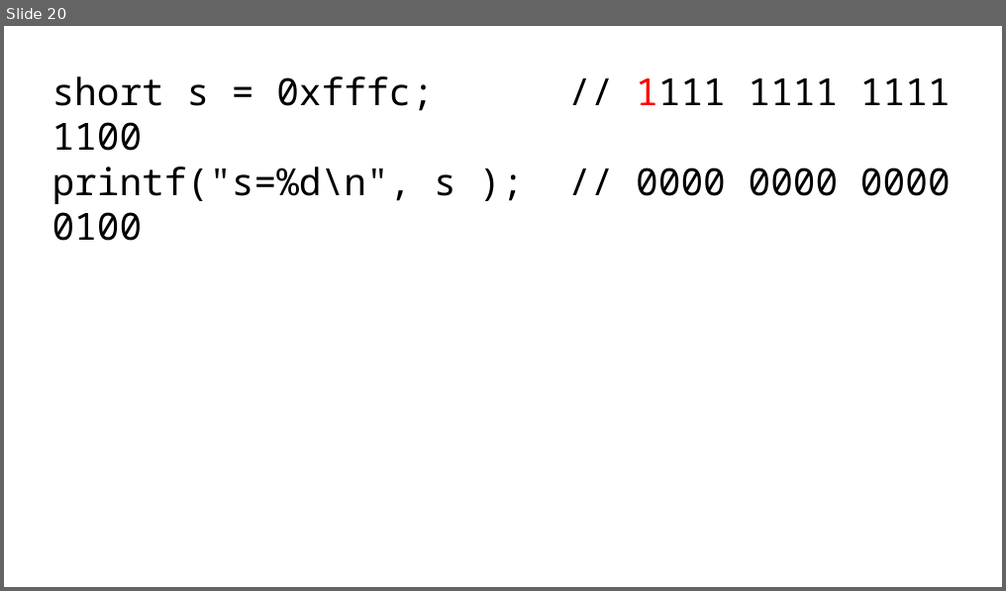
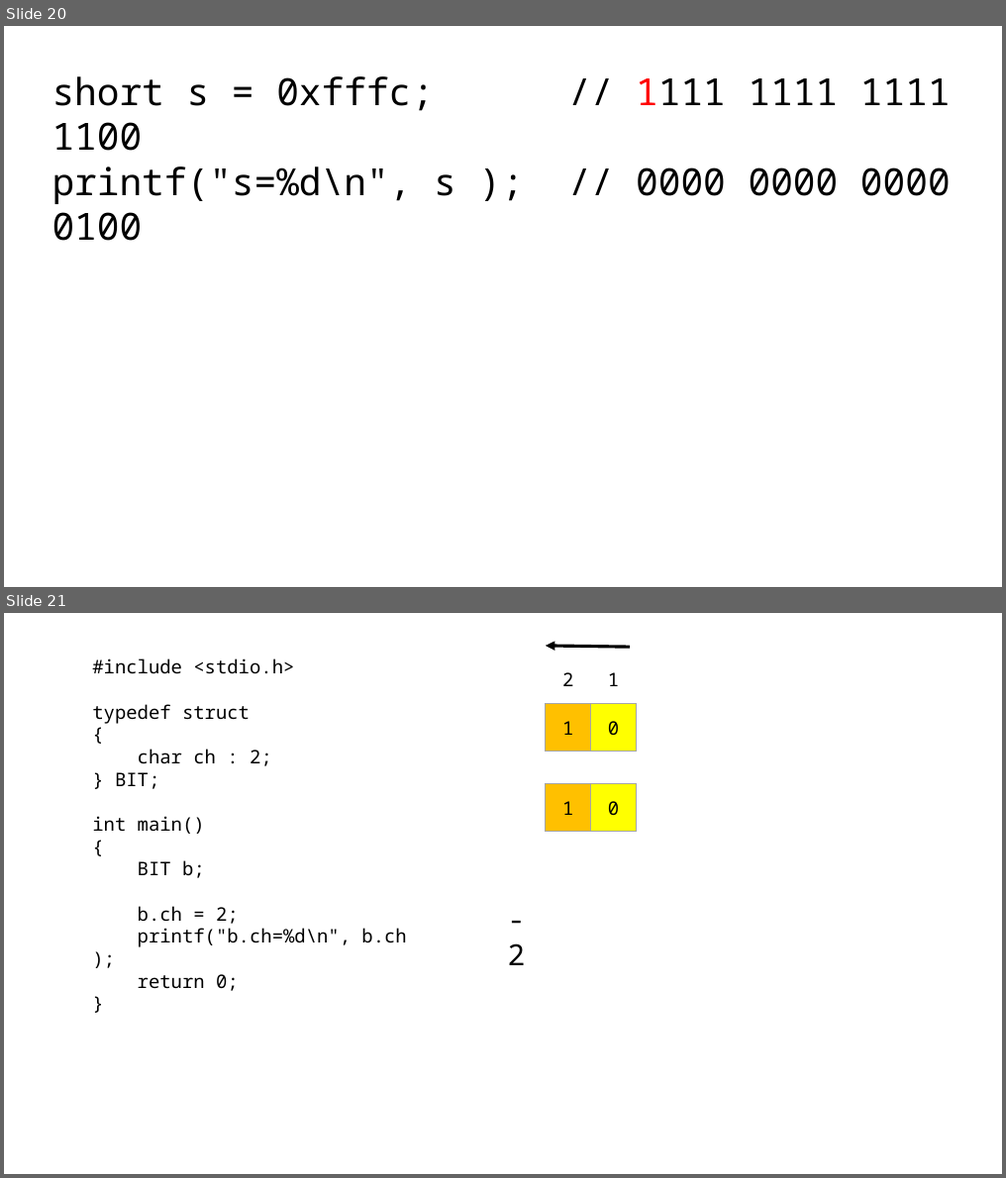
Before and after one commit to imguru-mooc/bootcamp1, a slide deck: 판서.pptx. Shown one above the other, each under a label of ours: slide 20 before the commit, slides 20 and 21 after it. The pictures are 1006x591 and 1006x1178 pixels, drawn with LibreOffice and Linux fonts; fonts in the diff are those of the drawing. Boxes give left, top, right and bottom in pixels: in the first picture for what was removed or moved away, otherwise in the second. Text is boxed around its words. In the diff, an @@ line names an element or a change of style, - is before the commit and + after.

```diff
--- a/판서.pptx
+++ b/판서.pptx
@@ slide 21 added at (4,613,1002,1174), background #FFFFFF @@
@@ text added at (92,659,406,991), 18 pt, text #000000 @@
+#include <stdio.h>
+typedef struct
+{
+char ch : 2;
+} BIT;
+int main()
+{
+BIT b;
+b.ch = 2;
+printf("b.ch=%d\n", b.ch );
+return 0;
+}
@@ arrow added from (630, 647) to (546, 646), #000000 3 pt @@
@@ text added at (562,672,573,686), 18 pt, text #000000 @@
+2
@@ text added at (608,672,619,686), 18 pt, text #000000 @@
+1
@@ rectangle added at (546,703,590,752), fill #FFC000, outline #A6A6A6 1 pt, 18 pt, text #000000 @@
+1
@@ rectangle added at (591,703,636,752), fill #FFFF00, outline #A6A6A6 1 pt, 18 pt, text #000000 @@
+0
@@ rectangle added at (546,783,590,832), fill #FFC000, outline #A6A6A6 1 pt, 18 pt, text #000000 @@
+1
@@ rectangle added at (591,783,636,832), fill #FFFF00, outline #A6A6A6 1 pt, 18 pt, text #000000 @@
+0
@@ text added at (508,944,526,965), 28 pt, text #000000 @@
+-2
```
Also in this commit, not shown: 1 slide changed, 45 other slides added.
